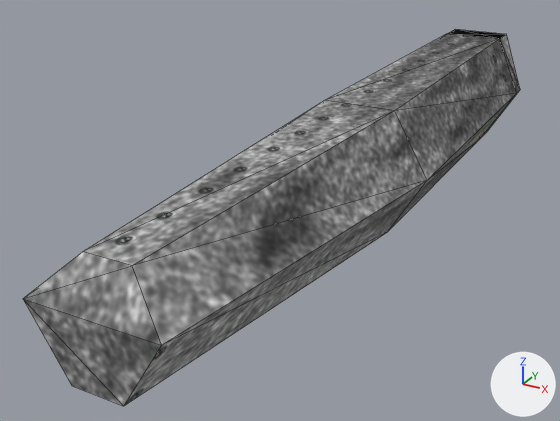
A saved change to the OBJ model tank/models/rocket_launcher.obj.
The view is the same before and after, from a camera (50 mm lens) standing at (1.45, -3.94, 1.39) and looking at (-0.34, -0.7, -0.23). Arrows for +X, +Y and +Z are at lower right; the lights stay in place. Mesh edges are drawn as thin lines. Where no turn or scale is listed for an object, it has been applied to the vertices. Vertices at the same position are counted once.

Script lines for the objects in view, before the commit:
```python
me_rocket_launcher = bpy.data.meshes.new('rocket_launcher')
me_rocket_launcher.from_pydata(...)  # 24 vertices, 48 faces; spans x -0.37..0.37, y -2.49..1.65, z -0.32..0.33
me_rocket_launcher.materials.append(mat_rocket_launcher)  # picture img_rocket_launcher_tga
ob_rocket_launcher = bpy.data.objects.new('rocket_launcher', me_rocket_launcher)
ob_rocket_launcher.location = (0.0, 0.0, 0.0)
```
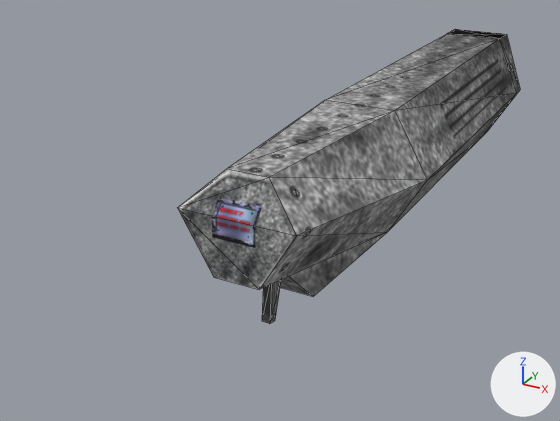
The newer file is also rescaled (x12.01), turned or shifted as a whole; pictures and numbers use the older file's frame.

Where the change shows, as pixel boxes [x1, y1, x2, y2] in the pictures (560 x 421 px):
'rocket_launcher', reshaped (31% narrower, 22% shorter)
    before: [23, 29, 520, 406]
    after: [177, 29, 520, 324]
part 1 of me_rocket_launcher, built on
    before: [23, 101, 427, 406]
    after: [177, 101, 427, 324]
part 2 of me_rocket_launcher, surface changed
    both: [325, 29, 520, 228]

What the commit changed:
me_rocket_launcher is used by ob_rocket_launcher; location (0.0, 0.0, 0.0).
me_rocket_launcher had 24 vertices, 48 faces and spanned x -0.37..0.37, y -2.49..1.65, z -0.32..0.33.
me_rocket_launcher now has 34 vertices, 68 faces and spans x -0.37..0.37, y -1.68..1.65, z -0.42..0.33.
Part 1, on me_rocket_launcher:
2 vertices are removed from x -0.1..0.11, y -2.49, z -0.1.
7 faces are deleted.
4 vertices move from x -0.27..0.27, y -2.49..-2.39, z 0.17..0.33 to x -0.27..0.27, y -1.68..-1.57, z 0.17..0.33.
12 vertices are added at x -0.1..0.11, y -1.68..-1.17, z -0.42..-0.1.
27 new faces join them.
me_rocket_launcher part 2: 41 kept faces spanning x -0.37..0.37, y -1.68..1.65, z -0.32..0.33 get new texture (UV) coordinates.
